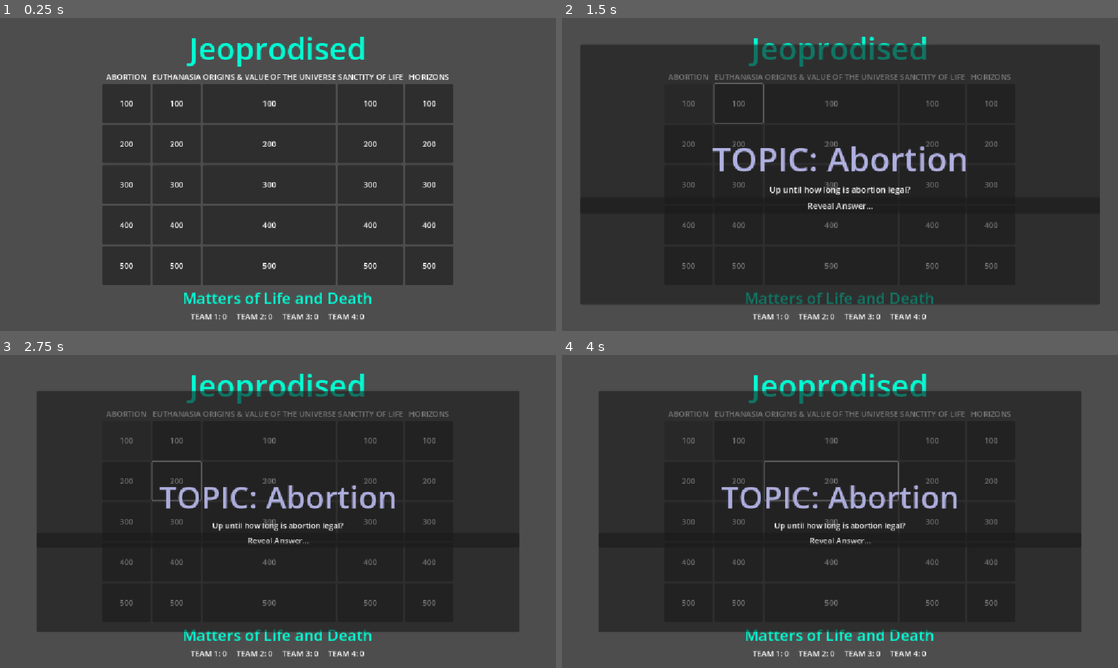
Above: before the commit, frames 1-4 (two rows, left to right).
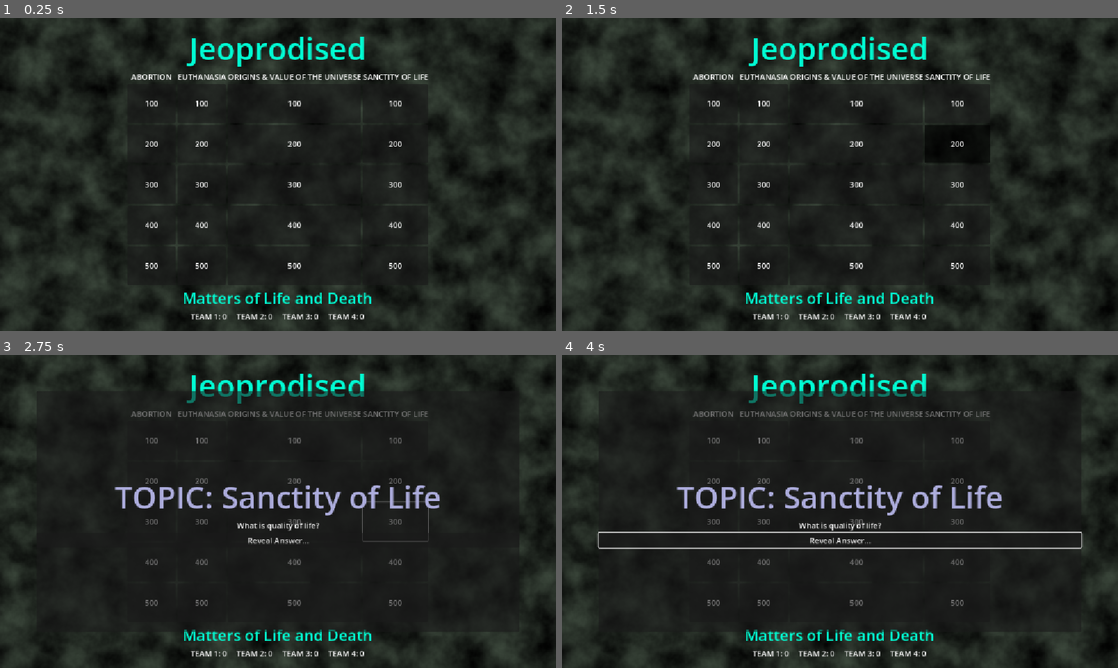
Above: after the commit, the same moments.

Repository: FreeformWave544/Jeoprodised
Game: Godot game, scene res://Scenes/Main.tscn
Two runs of this game, one before a commit and one after it. Both use one fixed random seed, a clock stepped at 60 frames per second and the inputs below.
Inputs (mouse positions are in pixels of both pictures, inside the frame that each line leads up to):
- Up to frame 1 (0.25 s): no input
- Up to frame 2 (1.5 s): click (689, 102) at 0.52 s; tap Enter at 1.25 s; move the mouse to (962, 158) at 1.27 s; hold Right from 1.28 s (still down); tap Alt at 1.35 s; click (962, 158) at 1.42 s
- Up to frame 3 (2.75 s): move the mouse to (166, 527) at 2.02 s; release Right at 2.03 s; hold Down from 2.03 s (still down); tap Shift at 2.1 s
- Up to frame 4 (4 s): move the mouse to (895, 442) at 2.77 s; release Down at 2.78 s; hold Right 2.78-3.5 s; tap Alt at 2.85 s; click (689, 480) at 3.52 s

The runs differ from the first frame. In frame 1, 64% of the frame differs, in the area x 0-100%, y 0-100%; in frame 2, 34%; in frame 3, 37%; in frame 4, 38%.

Commit message:
Added RE Qs + Fixed some stuff up

Diff:
--- a/Scenes/Main.tscn
+++ b/Scenes/Main.tscn
@@ -1,6 +1,17 @@
 [gd_scene format=3 uid="uid://dmi3g3vg775of"]
 
 [ext_resource type="Script" uid="uid://xetbu2gel4oe" path="res://Scenes/main.gd" id="1_r150o"]
+
+[sub_resource type="Gradient" id="Gradient_r150o"]
+colors = PackedColorArray(0.25490198, 0.30588236, 0.25490198, 1, 0, 0, 0, 1)
+
+[sub_resource type="FastNoiseLite" id="FastNoiseLite_idj7w"]
+
+[sub_resource type="NoiseTexture2D" id="NoiseTexture2D_r150o"]
+width = 1152
+height = 648
+noise = SubResource("FastNoiseLite_idj7w")
+color_ramp = SubResource("Gradient_r150o")
 
 [sub_resource type="LabelSettings" id="LabelSettings_c1w88"]
 font_size = 64
@@ -23,20 +34,10 @@
 grow_horizontal = 2
 grow_vertical = 2
 script = ExtResource("1_r150o")
-questions = Dictionary[String, Dictionary]({
-"Abortion": {
-"Up until how long is abortion legal?": "24 weeks."
-},
-"Euthanasia": {
-"Is it legal in the UK?": "No. It is illegal in the UK."
-},
-"Origins & Value of the Universe": {
-"How long ago was the Big Bang?": "13.7 Billion Years Ago."
-},
-"Sanctity of Life": {
-"Who can take life?": "God and God alone."
-}
-})
+
+[node name="Sprite2D" type="Sprite2D" parent="." unique_id=1071219491]
+texture = SubResource("NoiseTexture2D_r150o")
+centered = false
 
 [node name="Center" type="CenterContainer" parent="." unique_id=1363314097]
 layout_mode = 1
@@ -412,6 +413,7 @@
 text = "500"
 
 [node name="Horizons" type="VBoxContainer" parent="Center/VBox/HBoxContainer" unique_id=1094075093]
+visible = false
 layout_mode = 2
 
 [node name="Title" type="Label" parent="Center/VBox/HBoxContainer/Horizons" unique_id=1865935192]
--- a/Scenes/main.gd
+++ b/Scenes/main.gd
@@ -1,7 +1,98 @@
 extends Control
 
 var teams = [0, 0, 0, 0]
-@export var questions: Dictionary[String, Dictionary]
+@export var questions: Dictionary[String, Dictionary] = {
+	"Abortion": {
+		"Up until how long is abortion legal in the UK?": "24 weeks.",
+		"When was abortion legalised in the UK?": "1967.",
+		"How many doctors must agree before an abortion can take place?": "Two doctors.",
+		"Does the father get a legal say in an abortion?": "No.",
+		"What does sanctity of life teach about abortion?": "Life is sacred and belongs to God.",
+		"What does Situation Ethics teach about abortion?": "Do the most loving thing.",
+		"What is a Christian argument for abortion in cases of rape?": "Situation Ethics teaches doing the most loving thing.",
+		"What is a Christian argument for abortion if the mother's life is at risk?": "It may be the lesser of two evils.",
+		"What is a Christian argument for abortion in cases of severe disability?": "Quality of life should be considered.",
+		"What is a Christian argument against abortion?": "Life begins at conception and the baby has a soul.",
+		"Why do some Christians believe abortion is murder?": "The baby has a soul from conception.",
+		"Why do some Christians oppose abortion because of marriage?": "The purpose of marriage is to have children.",
+		"What is a non-religious argument for abortion?": "Women should have the right to decide about their own body.",
+		"What is another non-religious argument for abortion?": "Illegal abortions can be dangerous.",
+		"When might abortion save lives?": "When carrying the child could result in the mother's death.",
+		"What is a non-religious argument against abortion?": "Adoption is available.",
+		"Why might some women oppose abortion after having one?": "They may regret their decision.",
+		"What social concern is sometimes raised about abortion?": "It could lead to promiscuity."
+	},
+
+	"Euthanasia": {
+		"What is euthanasia?": "The painless killing of someone dying from a painful disease.",
+		"Is euthanasia legal in the UK?": "No.",
+		"What is voluntary euthanasia?": "Ending life painlessly when the patient asks for it.",
+		"What is non-voluntary euthanasia?": "Ending someone's life when they cannot ask but are believed to want it.",
+		"What is assisted suicide?": "Providing a seriously ill person with the means to kill themselves.",
+		"What is a non-religious argument for euthanasia?": "People have the right to choose when they die.",
+		"How might euthanasia allow someone to die?": "With dignity.",
+		"What comparison do some people make between suicide and euthanasia?": "Suicide is legal, so euthanasia should be too.",
+		"Why do some people reject the 'playing God' argument?": "Modern medicine already prolongs life.",
+		"What is a non-religious argument against euthanasia?": "The patient could change their mind.",
+		"Why do many doctors oppose euthanasia?": "Doctors should save life, not end it.",
+		"What medical argument is used against euthanasia?": "A cure could be found.",
+		"What concern is raised about family influence?": "People may feel pressured by relatives.",
+		"What is a Christian argument for euthanasia?": "God would not want His creation to suffer.",
+		"What belief about God is used to support euthanasia?": "God is all-forgiving.",
+		"What is the main Christian argument against euthanasia?": "Only God should decide when life ends.",
+		"Who has said euthanasia is a sin?": "The Pope.",
+		"How is life described by some Christians?": "A test.",
+		"Which commandment is used against euthanasia?": "Thou shalt not kill."
+	},
+
+	"Origins & Value of the Universe": {
+		"What does the Big Bang Theory teach?": "A huge explosion of matter happened 13.7 billion years ago.",
+		"What does the Big Bang Theory say about matter?": "Matter is eternal.",
+		"When was the solar system formed?": "5 billion years ago.",
+		"What evidence supports the Big Bang Theory?": "Redshift effect, background radiation and ripples in deep space.",
+		"What is Creationism?": "The belief that Genesis is literally true and science is wrong.",
+		"How do Creationists explain evidence for the Big Bang?": "Noah's Flood explains it.",
+		"What is the Apparent Age Theory?": "The universe was created looking older than it is.",
+		"What is Intelligent Design?": "The complexity of the universe suggests a designer.",
+		"What example did Paley use to support design?": "A watch.",
+		"What examples are used as evidence of design?": "DNA and the human eye.",
+		"Who do Intelligent Design supporters believe the designer is?": "God.",
+		"What does the compatibility view teach?": "Science explains how and religion explains why.",
+		"Why do some people think the Big Bang supports belief in God?": "It could not have happened by chance.",
+		"Why do some believers think God is necessary for life?": "God created the laws of gravity and chemicals needed for life.",
+		"Why do most Christians believe the universe has value?": "God created it and it is a gift.",
+		"Who owns the Earth according to many Christians?": "God.",
+		"What is stewardship?": "Looking after the world on God's behalf.",
+		"What does the Old Testament teach about the land?": "It should be treated kindly.",
+		"What does the Parable of the Talents teach about the environment?": "Leave more for the next generation than we received.",
+		"Why do Christians believe they will care for the environment?": "They will be judged on how they looked after it.",
+		"What does Genesis 1 say according to some Christians?": "Humans should rule over everything.",
+		"What does evolution teach about life?": "Life evolved from single-celled organisms.",
+		"What is survival of the fittest?": "The strongest survived and evolved.",
+		"When did humans develop according to science?": "2.5 million years ago.",
+		"What do Christian Creationists believe about species?": "God created them in six days.",
+		"What does the Design Argument teach about ecosystems?": "God designed them.",
+		"Why does evolution create challenges for some Christians?": "It appears to contradict the Bible.",
+		"Why is Adam and Eve important to some Christians?": "Without them there is no Original Sin."
+	},
+
+	"Sanctity of Life": {
+		"What is sanctity of life?": "The belief that life is sacred, holy and belongs to God.",
+		"Why is human life special according to Christians?": "Humans are made in God's image and have a soul.",
+		"What does sanctity of life teach about violence?": "Human life should not be treated violently.",
+		"Who can give and take life according to sanctity of life?": "Only God.",
+		"Why do many Christians oppose abortion and euthanasia?": "Life belongs to God.",
+		"What is quality of life?": "The idea that life should have benefits to be worth living.",
+		"What does the Bible say about humanity?": "God created mankind in His own image.",
+		"Why do some Christians support ending suffering?": "They believe there is a duty to remove suffering.",
+		"What is meant by the lesser of two evils?": "Choosing the least harmful option.",
+		"What principle guides Situation Ethics?": "Do the most loving thing.",
+		"Why does having a soul make humans special?": "It gives human life unique value.",
+		"What does sanctity of life teach about human worth?": "Every human life is sacred.",
+		"Why do some Christians prioritise quality of life?": "Life should have benefits and dignity.",
+		"How does being made in God's image affect Christian beliefs?": "It makes human life sacred and valuable."
+	}
+}
 var http_request: HTTPRequest
 var baseurl := "https://horizons.hackclub.com/api/projects/"
 var projectID := str(randi_range(0, 9000))
--- a/Scenes/question_card.tscn
+++ b/Scenes/question_card.tscn
@@ -246,6 +246,7 @@
 theme_override_constants/outline_size = 5
 theme_override_font_sizes/font_size = 32
 theme_override_icons/unchecked = SubResource("GradientTexture2D_lonew")
+button_pressed = true
 text = "Correct?"
 expand_icon = true
 
Not shown, added: export_presets.cfg
